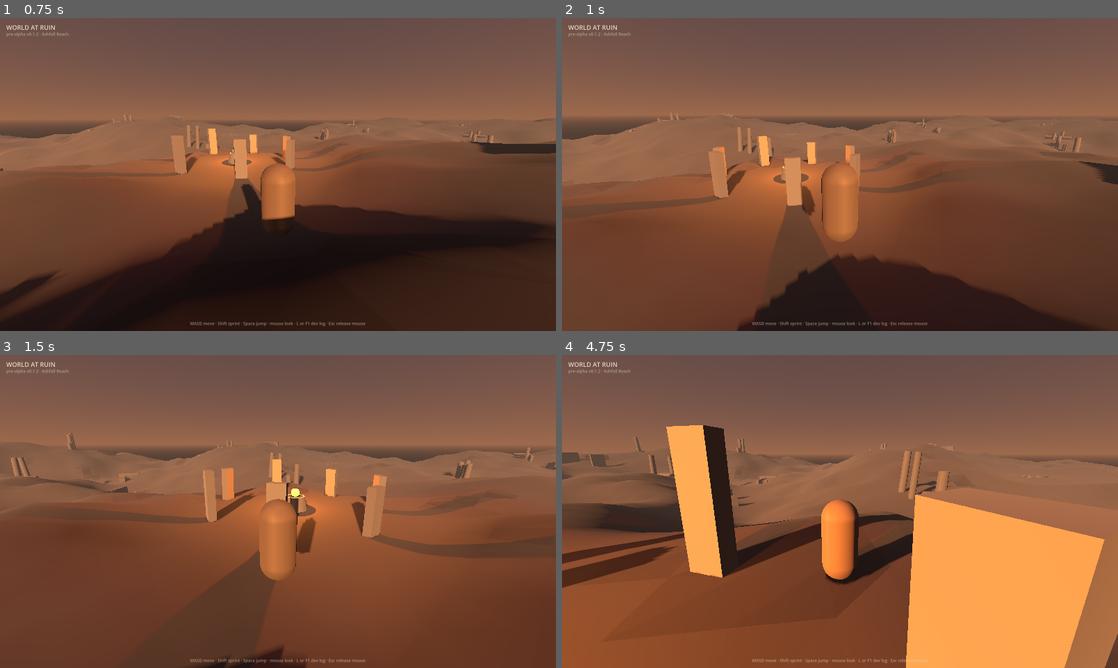
Above: before the commit, frames 1-4 (two rows, left to right).
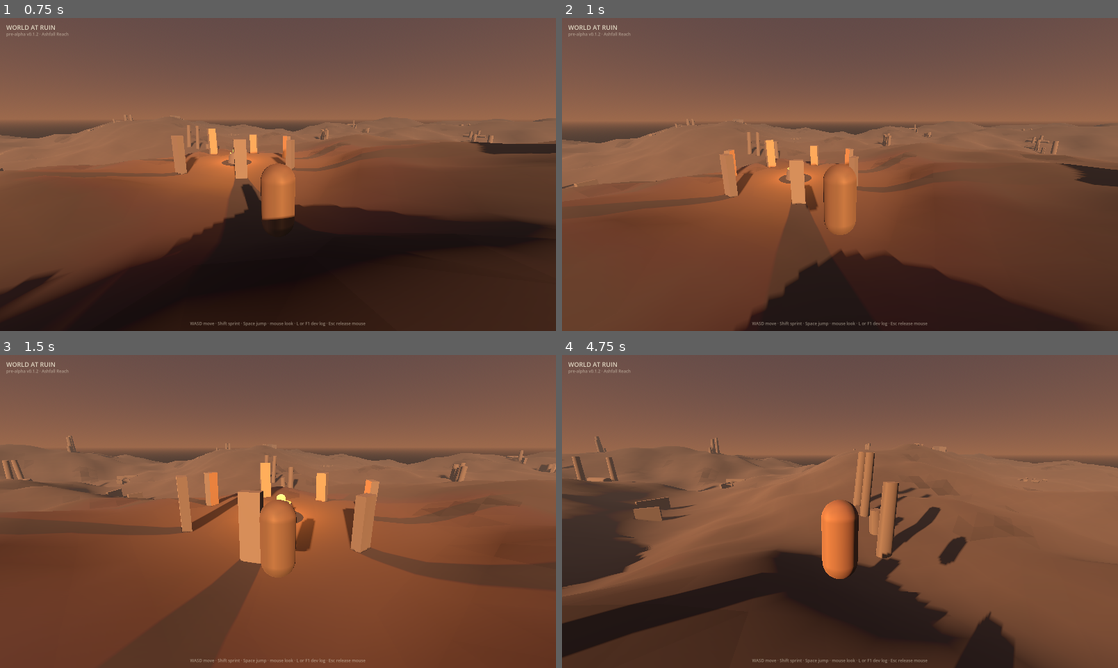
Above: after the commit, the same moments.

Repository: devantler-tech/world-at-ruin
Game: Godot game, scene res://scenes/main.tscn
The game is run twice, just before and just after one commit, with the same random seed, the same clock (stepped at 60 frames per second) and the same inputs.
Inputs (mouse positions are in pixels of both pictures, inside the frame that each line leads up to):
- Up to frame 1 (0.75 s): move the mouse to (305, 174) at 0.52 s; hold W (move_forward) from 0.53 s (still down); hold Shift (sprint) from 0.53 s (still down)
- Up to frame 2 (1 s): keep holding W (move_forward); keep holding Shift (sprint); tap Space (jump) at 0.77, 0.8 s
- Up to frame 3 (1.5 s): keep holding W (move_forward); tap Space (jump) at 1.07, 1.35 s; move the mouse to (250, 511) at 1.27 s; release Shift (sprint) at 1.28 s
- Up to frame 4 (4.75 s): keep holding W (move_forward); tap Space (jump) at 1.52, 1.82, 2.3, 3.02, 3.32, 3.77, 3.8, 4.07, 4.35, 4.52 s; tap Shift (sprint) at 1.55, 3.05, 4.55 s; move the mouse to (851, 505) at 2.02 s; hold Shift (sprint) 2.03-2.78 s; move the mouse to (834, 517) at 2.77 s; tap L at 2.85 s; move the mouse to (878, 514) at 3.52 s; hold Shift (sprint) 3.53-4.28 s; tap F1 (toggle_devlog) at 4.15 s; move the mouse to (795, 508) at 4.27 s

Frame 1 is identical in both runs. In frame 2, 5.1% of the frame differs, in the area x 0-100%, y 30-100%; in frame 3, 11%; in frame 4, 51%, in the area x 0-100%, y 22-100%.

Commit message:
fix: apply CodeRabbit quick wins — sprint-jump momentum, UI input handling
Sprint no longer brakes mid-air; the dev-log toggle consumes its input
event; the panel centres via grow directions; tween validity checked; safe
material cast.

Co-Authored-By: Claude Fable 5 <noreply@anthropic.com>

Diff:
--- a/client/scripts/devlog.gd
+++ b/client/scripts/devlog.gd
@@ -19,6 +19,7 @@
 			"A side effect of the same bug: the sun was lighting the underside of the world. The Reach is noticeably less murky now that its ground faces the sky.",
 			"The safeguard also measures against the exact walkable surface (not the smooth mathematical curve), tolerates how a rounded body rests on slopes, and only intervenes when embedding persists.",
 			"Two new always-run tests pin all of this: one buries a wanderer and demands the world give him back; one raycasts the whole Reach and demands the math and the physics agree exactly.",
+			"Sprint momentum now carries through jumps instead of braking mid-air.",
 		],
 	},
 	{
--- a/client/scripts/hud.gd
+++ b/client/scripts/hud.gd
@@ -21,11 +21,12 @@
 func _unhandled_input(event: InputEvent) -> void:
 	if event.is_action_pressed("toggle_devlog"):
 		_devlog_panel.visible = not _devlog_panel.visible
+		get_viewport().set_input_as_handled()
 
 func toast(message: String) -> void:
 	_toast.text = message
 	_toast.modulate.a = 1.0
-	if _toast_tween:
+	if _toast_tween and _toast_tween.is_valid():
 		_toast_tween.kill()
 	_toast_tween = create_tween()
 	_toast_tween.tween_interval(2.8)
@@ -72,12 +73,10 @@
 	_devlog_panel.visible = false
 	_devlog_panel.set_anchors_preset(Control.PRESET_CENTER)
 	_devlog_panel.custom_minimum_size = Vector2(640, 480)
-	# Anchor preset puts the panel's top-left at screen centre; shift the
-	# offsets so the panel itself is centred.
-	_devlog_panel.offset_left = -320
-	_devlog_panel.offset_top = -240
-	_devlog_panel.offset_right = 320
-	_devlog_panel.offset_bottom = 240
+	# Grow out from the centre anchor in both directions, so the panel stays
+	# centred whatever size it takes.
+	_devlog_panel.grow_horizontal = Control.GROW_DIRECTION_BOTH
+	_devlog_panel.grow_vertical = Control.GROW_DIRECTION_BOTH
 	var style := StyleBoxFlat.new()
 	style.bg_color = Color(0.07, 0.06, 0.055, 0.94)
 	style.border_color = Color(0.55, 0.35, 0.18)
--- a/client/scripts/player.gd
+++ b/client/scripts/player.gd
@@ -140,7 +140,9 @@
 	wish.y = 0.0
 	wish = wish.normalized() * input_dir.length()
 
-	var sprinting := Input.is_action_pressed("sprint") and is_on_floor() and wish.length() > 0.1
+	# No floor check: sprint momentum carries through jumps instead of the
+	# target speed braking to walk mid-air.
+	var sprinting := Input.is_action_pressed("sprint") and wish.length() > 0.1
 	var target_speed := SPRINT_SPEED if sprinting else WALK_SPEED
 	var control := 1.0 if is_on_floor() else AIR_CONTROL
 	var horizontal := Vector3(velocity.x, 0, velocity.z)
--- a/client/scripts/world_gen.gd
+++ b/client/scripts/world_gen.gd
@@ -53,7 +53,7 @@
 		# Slow ember breathing, with a faint flicker on top.
 		var pulse := 2.2 + 0.5 * sin(_time * 1.4) + 0.15 * sin(_time * 9.7)
 		_brazier_light.light_energy = pulse
-		var mat: StandardMaterial3D = _brazier_mesh.get_surface_override_material(0)
+		var mat := _brazier_mesh.get_surface_override_material(0) as StandardMaterial3D
 		mat.emission_energy_multiplier = 1.6 + 0.4 * sin(_time * 1.4)
 
 ## Terrain height at world (x, z). Shared by generation, collision, and
